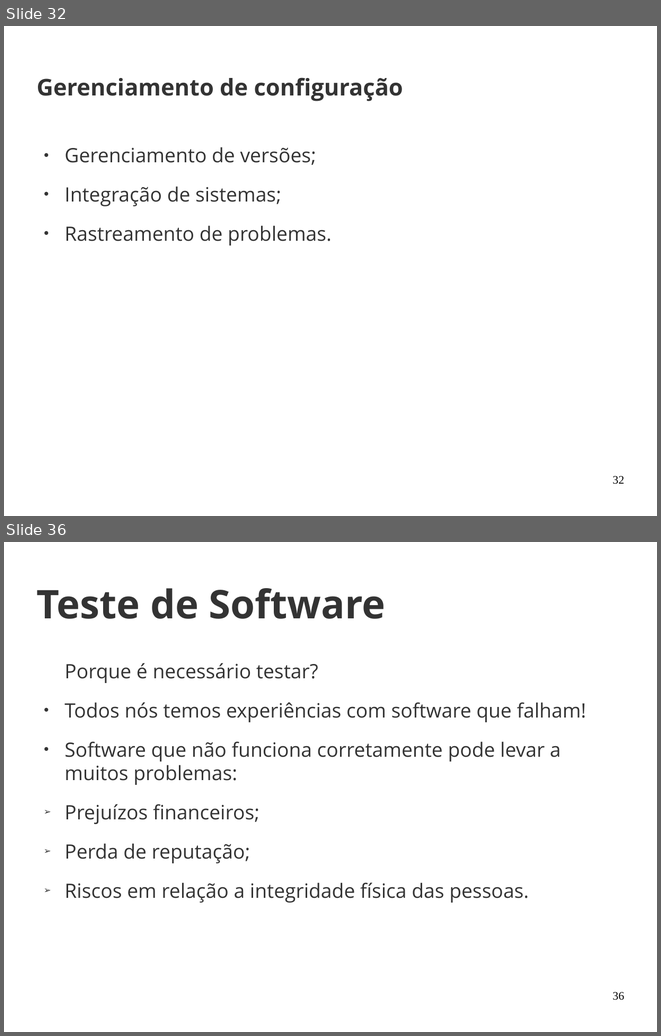
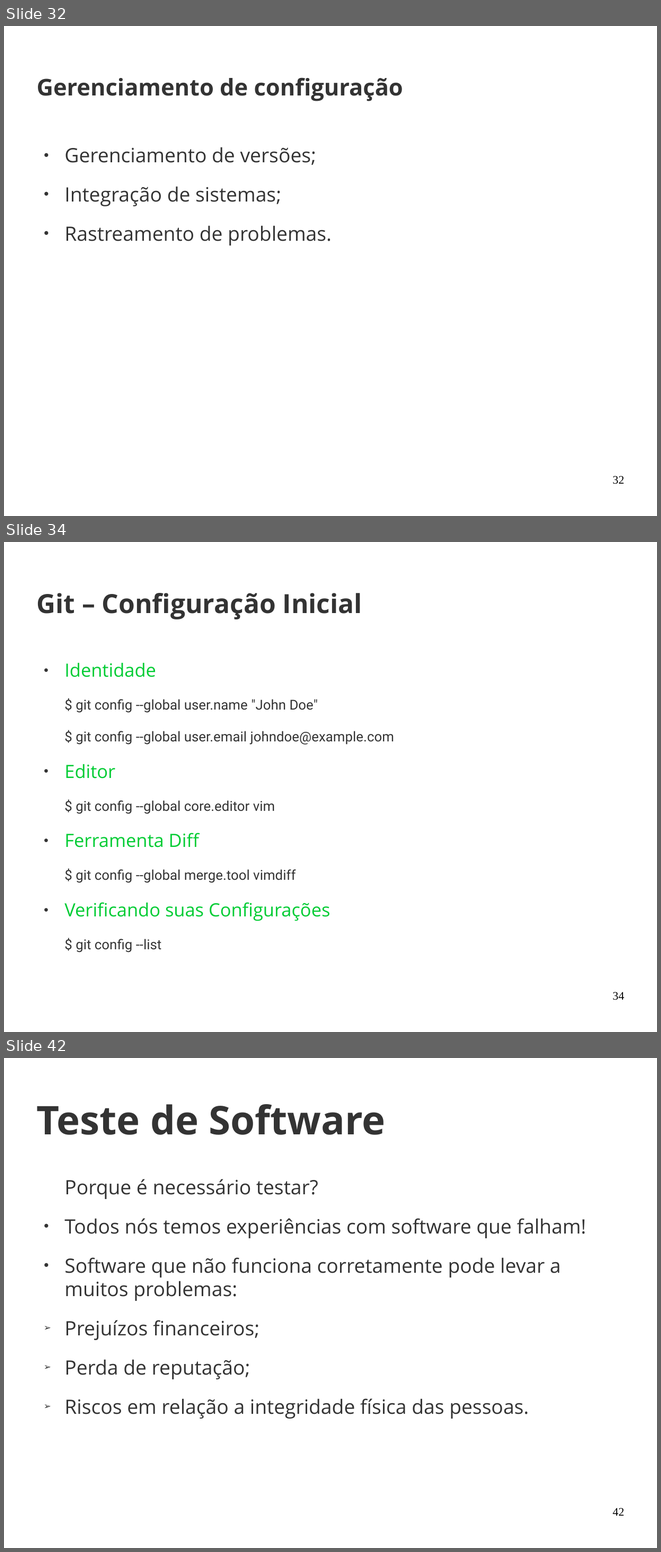
Before and after one commit to joaohelio/eng_de_software, a slide deck: Aulas/20170429/aula_2.odp. Shown one above the other, each under a label of ours: slides 32 and 36 before the commit, slides 32, 34 and 42 after it; the slides between them are not shown. The pictures are 661x1036 and 661x1552 pixels, drawn with LibreOffice and Linux fonts; fonts in the diff are those of the drawing; background and template pictures are left out. Boxes give left, top, right and bottom in pixels: in the first picture for what was removed or moved away, otherwise in the second. Text is boxed around its words. In the diff, an @@ line names an element or a change of style, - is before the commit and + after.

```diff
--- a/Aulas/20170429/aula_2.odp
+++ b/Aulas/20170429/aula_2.odp
@@ slide 34 added at (x1=4, y1=542, x2=657, y2=1032), background picture (left out) @@
@@ title added at (x1=37, y1=593, x2=362, y2=619), 32 pt, text #333333, bold @@
+Git – Configuração Inicial
@@ text added at (x1=64, y1=662, x2=394, y2=952), 16.6 pt, text #333333 @@
+● Identidade
+$ git config --global user.name "John Doe"
+$ git config --global user.email johndoe@example.com
+● Editor
+$ git config --global core.editor vim
+● Ferramenta Diff
+$ git config --global merge.tool vimdiff
+● Verificando suas Configurações
+$ git config --list
@@ page number added at (x1=612, y1=991, x2=624, y2=1000), 14 pt, text #000000 @@
+34
@@ what was slide 36 is now slide 42 @@
@@ page number at (x1=612, y1=1507, x2=624, y2=1515): text changed @@
-36
+42
```
Also in this commit, not shown: 1 slide changed, 7 other slides added, 2 slides removed.
